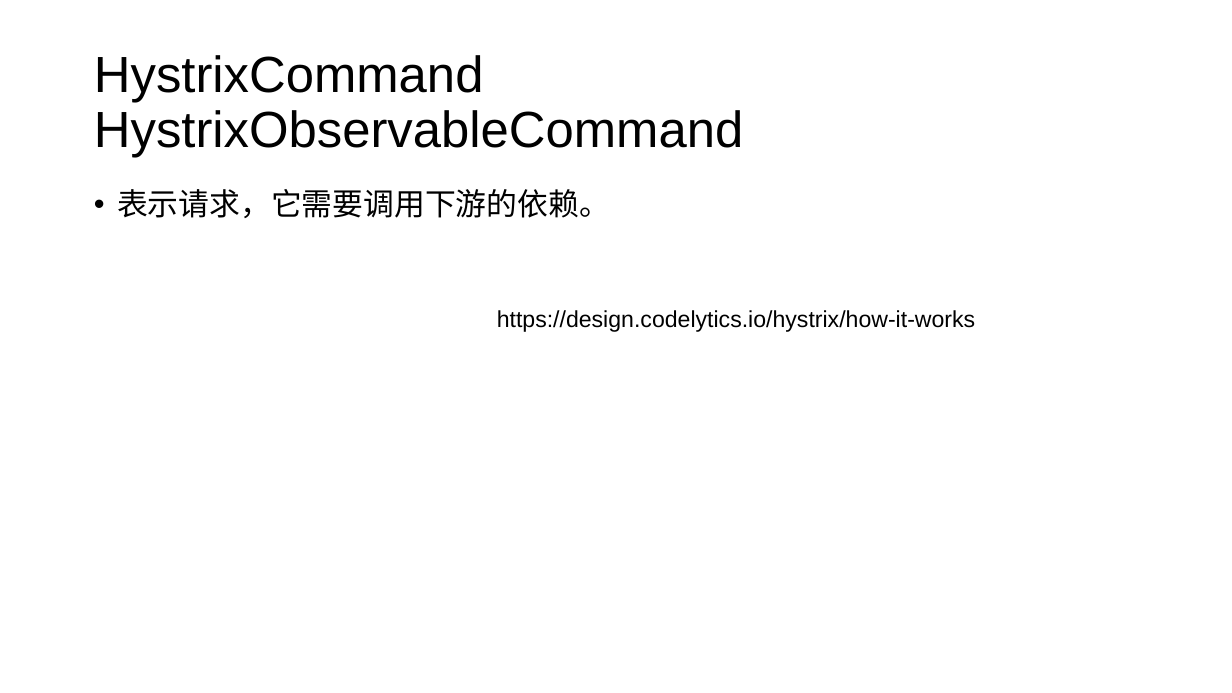
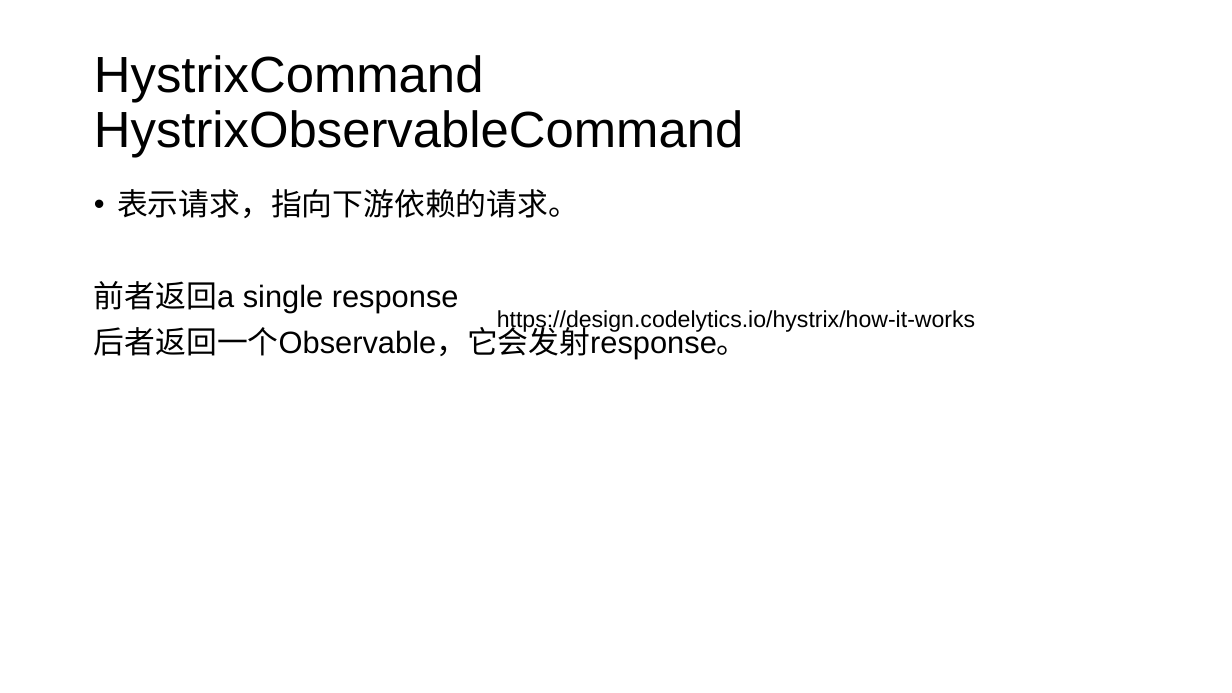
Before and after one commit to zy475459736/progress, a slide deck: slide 3 of springboot/hystrix/hystrix.pptx. Drawn at 1232x693 pixels with LibreOffice and Linux fonts; fonts in the diff are those of the drawing. Boxes give left, top, right and bottom in pixels: in the first picture for what was removed or moved away, otherwise in the second. Text is boxed around its words. In the diff, an @@ line names an element or a change of style, - is before the commit and + after.

```diff
--- a/springboot/hystrix/hystrix.pptx
+++ b/springboot/hystrix/hystrix.pptx
@@ text at bbox=[94, 189, 748, 360]: text changed @@
-• 表示请求，它需要调用下游的依赖。
+• 表示请求，指向下游依赖的请求。
+前者返回a single response
+后者返回一个Observable，它会发射response。
```
Also in this commit, not shown: 10 other slides changed, 15 slides added, 1 slide removed.
